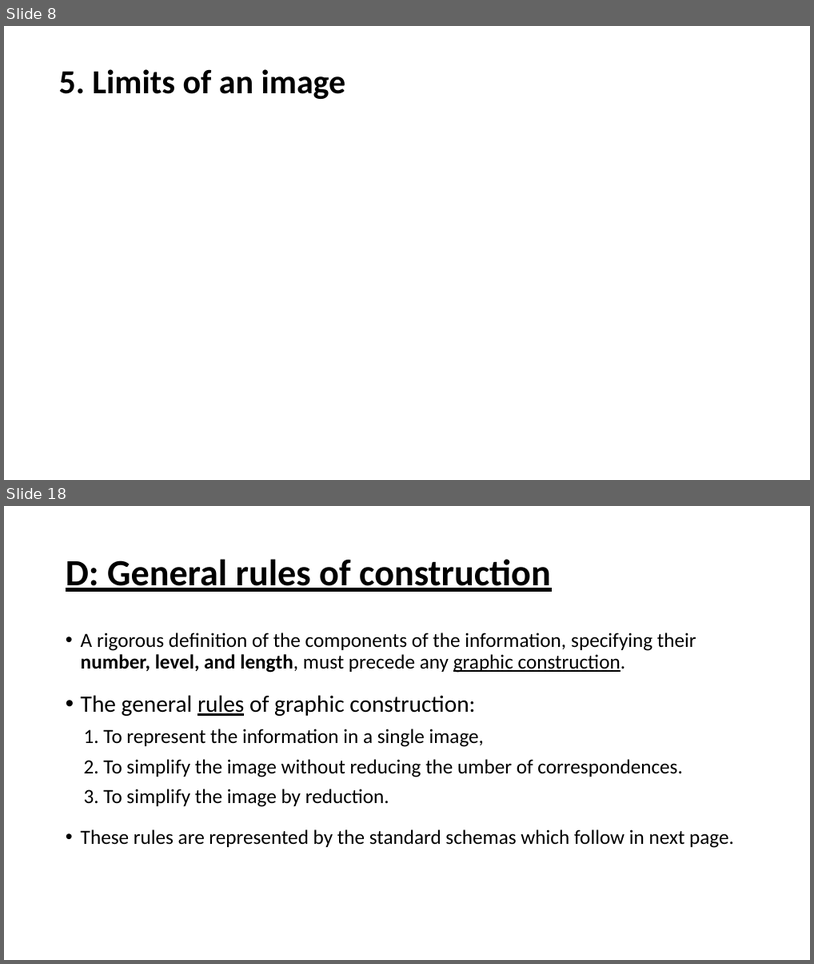
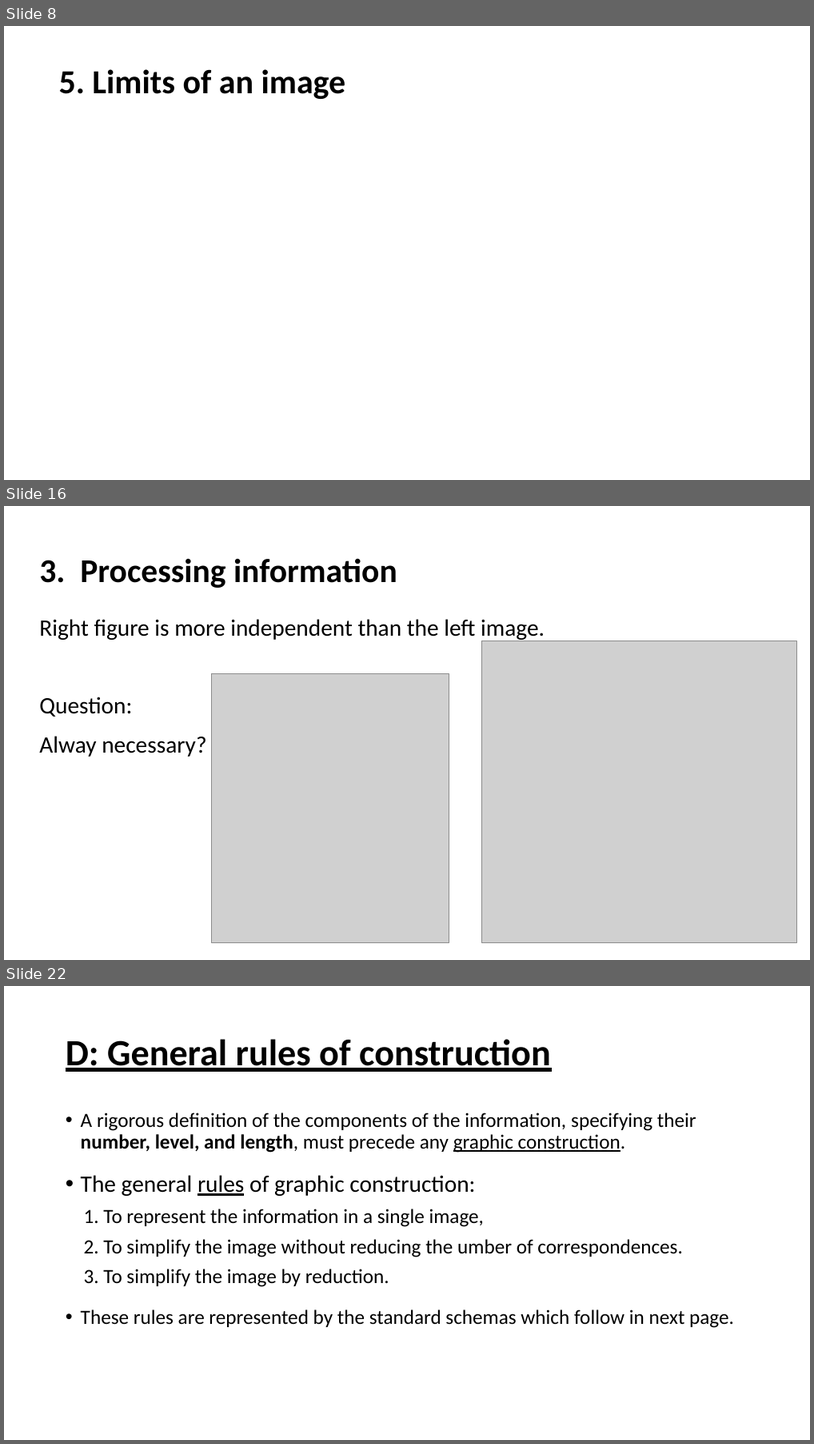
Before and after one commit to Jiaxin-yyjx/Visualization-D3.js-Lab, a slide deck: midterm/SoMSummery.pptx. Shown one above the other, each under a label of ours: slides 8 and 18 before the commit, slides 8, 16 and 22 after it; the slides between them are not shown. The pictures are 814x964 and 814x1444 pixels, drawn with LibreOffice and Linux fonts; fonts in the diff are those of the drawing; grey boxes stand for pictures. Boxes give left, top, right and bottom in pixels: in the first picture for what was removed or moved away, otherwise in the second. Text is boxed around its words. In the diff, an @@ line names an element or a change of style, - is before the commit and + after.

```diff
--- a/midterm/SoMSummery.pptx
+++ b/midterm/SoMSummery.pptx
@@ slide 16 added at bbox=[4, 506, 810, 960], background #FFFFFF @@
@@ title added at bbox=[39, 558, 398, 588], 39.6 pt, text #000000, bold @@
+3. Processing information
@@ text added at bbox=[39, 619, 545, 756], 28 pt, text #000000 @@
+Right figure is more independent than the left image.
+Question:
+Alway necessary?
@@ picture added at bbox=[482, 641, 798, 942] @@
@@ picture added at bbox=[211, 673, 449, 942] @@
@@ what was slide 18 is now slide 22 @@
```
Also in this commit, not shown: 1 slide changed, 10 other slides added, 7 slides removed, 1 other file.
